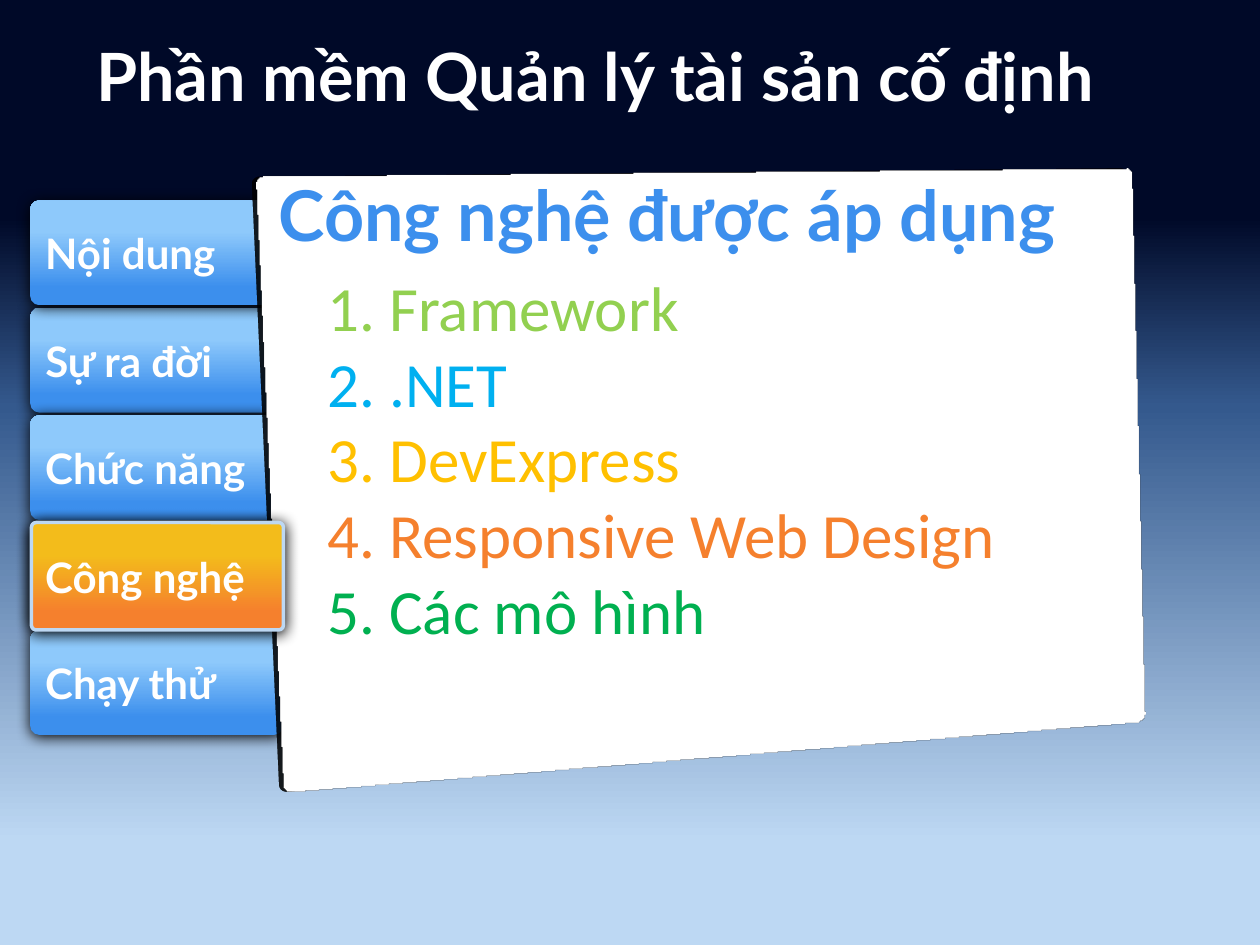
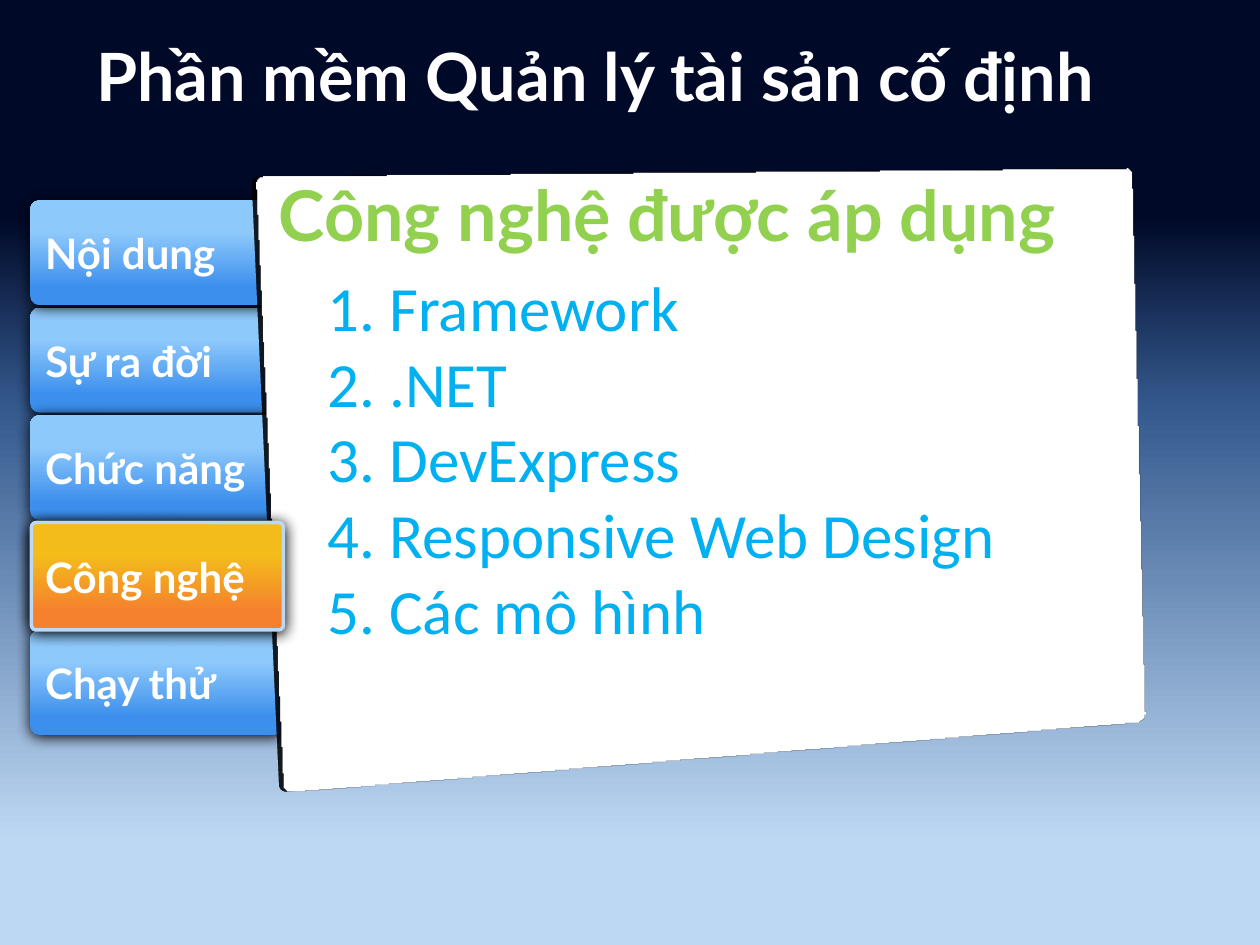
Before and after one commit to tuanhud/QuanLyTaiSan, a slide deck: slide 9 of _BaoCao/Báo cáo Tài sản cố định/Thuyết trình.pptx. Drawn at 1260x945 pixels with LibreOffice and Linux fonts; fonts in the diff are those of the drawing. Boxes give left, top, right and bottom in pixels: in the first picture for what was removed or moved away, otherwise in the second. Text is boxed around its words. In the diff, an @@ line names an element or a change of style, - is before the commit and + after.

Commit message:
fix hình ảnh QLTB

```diff
--- a/_BaoCao/Báo cáo Tài sản cố định/Thuyết trình.pptx
+++ b/_BaoCao/Báo cáo Tài sản cố định/Thuyết trình.pptx
@@ text "Công nghệ được áp dụng" at (279, 189, 1055, 254): text colour #3C8FED to #92D050 @@
@@ text at (327, 287, 995, 635): text colour #92D050 to #00B0F0 in "1. Framework"; text colour #FFC000 to #00B0F0 in "3. DevExpress"; text colour #F5802D to #00B0F0 in "4. Responsive Web Design"; text colour #00B050 to #00B0F0 in "5. Các mô hình" @@
```
Also in this commit, not shown: 11 other slides changed, 1 slide added, 2 other files.
